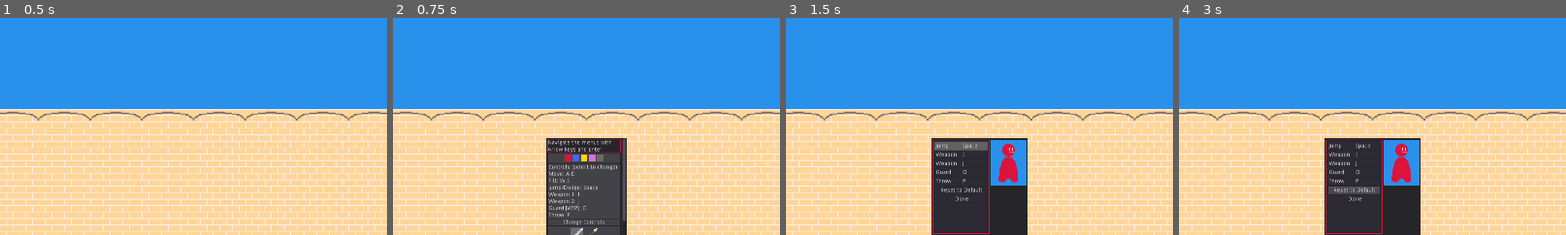
Above: before the commit, frames 1-4 (left to right).
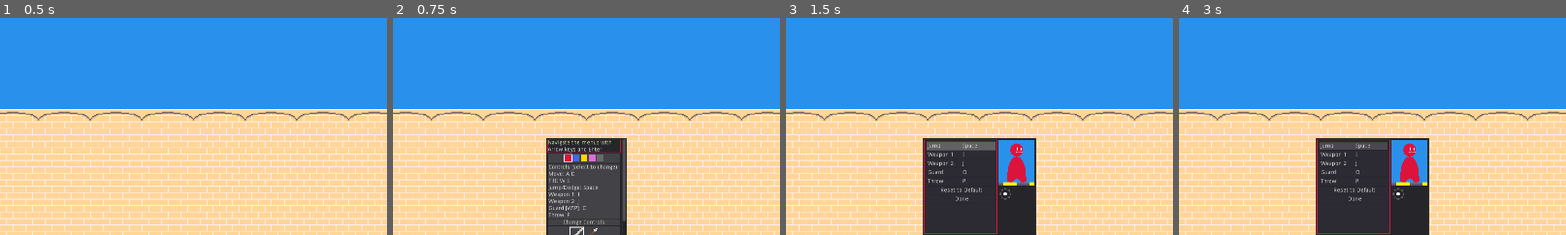
Above: after the commit, the same moments.

Repository: Essojadojef/offhand-champion
Game: Godot game, scene res://fight_gui.tscn
Same seed, same stepped clock (60 frames per second), same inputs: the game is played once before the commit and once after it. The engine's default icon, where the game draws it, is replaced by a stand-in: a white triangle on a blue panel in a dark square.
Inputs (mouse positions are % of the whole screen's width and height, from its top left):
- Up to frame 1 (0.5 s): no input
- Up to frame 2 (0.75 s): tap Enter at 0.5 s; move the mouse to (72, 45) at 0.52 s; hold Right (ui_right) from 0.53 s (still down); tap I at 0.6 s; click (72, 45) at 0.67 s
- Up to frame 3 (1.5 s): tap Space at 0.77 s; release Right (ui_right) at 1.25 s; click "Change Controls" at 1.25 s
- Up to frame 4 (3 s): tap Space at 2, 2.27 s; move the mouse to (48, 89) at 2.02 s; hold Down (ui_down) 2.03-2.78 s; tap J at 2.1 s; click (48, 89) at 2.17 s; tap Enter at 2.75 s; move the mouse to (60, 28) at 2.77 s; hold Right (ui_right) from 2.78 s (still down); tap K at 2.85 s
The pictures show only the part of the screen within x 25-75%, y 50-100%; the shares and areas given below are measured in that part.

Frame 1 is identical in both runs. In frame 2, 0.2% of the frame differs, in the area x 44-50%, y 62-100%; in frame 3, 4.0%; in frame 4, 4.7%, in the area x 35-65%, y 55-100%.

Commit message:
Changes and additions to player_setup_panel.
Resized settings panel.
Fixed errors with controller inputs.
Added a ground to the preview nodes.
Added a directional input indicator.
Fixed various bugs.

Diff:
--- a/ui/player_setup_panel.tscn
+++ b/ui/player_setup_panel.tscn
@@ -1,7 +1,9 @@
-[gd_scene load_steps=19 format=2]
+[gd_scene load_steps=22 format=2]
 
 [ext_resource path="res://ui/h_selector.gd" type="Script" id=1]
 [ext_resource path="res://weapon_masters/player/player.tscn" type="PackedScene" id=2]
+[ext_resource path="res://weapon_masters/stages/sprite_rect.gd" type="Script" id=3]
+[ext_resource path="res://ui/controls_preview_ground_2.png" type="Texture" id=4]
 
 [sub_resource type="GDScript" id=1]
 script/source = "extends Control
@@ -19,7 +21,7 @@
 	controller.color = Globals.colors[value]
 
 func _on_Weapon1Selection_value_changed(value):
-	var container = $Main/Scroll/VBox/Weapon1Selection/HBox
+	var container = $Main/VBox/Weapon1Selection/HBox
 	var id = container.get_child(value).get_meta(\"id\")
 	controller.match_settings.weapon1 = id
 
@@ -45,17 +47,15 @@
 	$Settings.hide()
 
 	controller.focus = $Main/VBox.get_child(0)
-	controller.emit_signal(\"focus_changed\")
 
 func show_settings():
 	$Main.hide()
 	$Settings.show()
 
 	controller.focus = $Settings/Tree
-	controller.emit_signal(\"focus_changed\")
 "
 
-[sub_resource type="StyleBoxFlat" id=18]
+[sub_resource type="StyleBoxFlat" id=2]
 content_margin_left = 4.0
 content_margin_right = 4.0
 content_margin_top = 4.0
@@ -151,8 +151,27 @@
 
 "
 
+[sub_resource type="StyleBoxFlat" id=5]
+bg_color = Color( 0.145098, 0.145098, 0.164706, 1 )
+
+[sub_resource type="StyleBoxFlat" id=6]
+content_margin_left = 2.0
+content_margin_right = 2.0
+content_margin_top = 2.0
+content_margin_bottom = 2.0
+bg_color = Color( 0.262745, 0.262745, 0.278431, 1 )
+
 [sub_resource type="StyleBoxFlat" id=17]
-bg_color = Color( 0.145098, 0.145098, 0.164706, 1 )
+draw_center = false
+border_width_left = 2
+border_width_top = 2
+border_width_right = 2
+border_width_bottom = 2
+border_color = Color( 1, 1, 1, 1 )
+expand_margin_left = 2.0
+expand_margin_right = 2.0
+expand_margin_top = 2.0
+expand_margin_bottom = 2.0
 
 [sub_resource type="StyleBoxFlat" id=8]
 content_margin_left = 2.0
@@ -164,23 +183,13 @@
 [sub_resource type="StyleBoxFlat" id=9]
 bg_color = Color( 0.6, 0.6, 0.6, 0.501961 )
 
-[sub_resource type="StyleBoxFlat" id=19]
-content_margin_left = 2.0
-content_margin_right = 2.0
-content_margin_top = 2.0
-content_margin_bottom = 2.0
-bg_color = Color( 0.262745, 0.262745, 0.278431, 1 )
-
-[sub_resource type="StyleBoxFlat" id=20]
-bg_color = Color( 0.6, 0.6, 0.6, 0.501961 )
-
-[sub_resource type="StyleBoxFlat" id=21]
+[sub_resource type="StyleBoxFlat" id=10]
 bg_color = Color( 0.6, 0.6, 0.6, 0.25098 )
 
-[sub_resource type="StyleBoxFlat" id=22]
+[sub_resource type="StyleBoxFlat" id=11]
 bg_color = Color( 0.145098, 0.145098, 0.164706, 1 )
 
-[sub_resource type="GDScript" id=23]
+[sub_resource type="GDScript" id=12]
 script/source = "extends Control
 
 var controller
@@ -209,9 +218,12 @@
 
 		\"add\":
 			bind_input(selected_item.get_meta(\"action\"))
+			$Tree.list_settings()
 
 		\"reset\":
-			pass
+			controller.reset_controls_settings()
+			$Tree.list_settings()
+
 		\"done\":
 			emit_signal(\"done\")
 
@@ -225,11 +237,11 @@
 	grab_focus()
 
 	while true:
-		var input_event = yield(self, \"gui_input\")
+		var input_event : InputEvent = yield(self, \"gui_input\")
 
 		print(input_event)
 
-		if !input_event.pressed or input_event.echo:
+		if !input_event.is_pressed() or input_event.is_echo():
 			continue
 
 		if controller.keyboard and input_event is InputEventKey:
@@ -252,10 +264,10 @@
 
 "
 
-[sub_resource type="StyleBoxFlat" id=24]
+[sub_resource type="StyleBoxFlat" id=13]
 bg_color = Color( 0.380392, 0.380392, 0.392157, 1 )
 
-[sub_resource type="GDScript" id=25]
+[sub_resource type="GDScript" id=14]
 script/source = "extends Tree
 
 func _ready():
@@ -276,7 +288,7 @@
 
 		for button in controller.button_settings[action]:
 			var remove = create_item(item)
-			var button_name = OS.get_scancode_string(button)
+			var button_name = controller.get_button_name(button)
 			buttons += button_name + \"/\"
 
 			remove.set_text(0, button_name)
@@ -358,10 +370,39 @@
 
 "
 
-[sub_resource type="LineShape2D" id=26]
-
-[sub_resource type="StyleBoxFlat" id=27]
+[sub_resource type="LineShape2D" id=15]
+
+[sub_resource type="StyleBoxFlat" id=16]
 bg_color = Color( 0.145098, 0.145098, 0.164706, 1 )
+
+[sub_resource type="GDScript" id=18]
+script/source = "extends Control
+
+onready var controller = get_parent().controller
+
+func _physics_process(_delta):
+	if is_visible_in_tree():
+		update()
+
+func _draw():
+
+	draw_texture(preload(\"res://ui/directional_input.png\"), Vector2(), Color(1, 1, 1, .25))
+
+	var src : Rect2
+	match controller.get_current_input().direction:
+		Vector2(-1, -1): src = Rect2(5, 5, 6, 6)
+		Vector2( 0, -1): src = Rect2(12, 0, 8, 8)
+		Vector2( 1, -1): src = Rect2(21, 5, 6, 6)
+		Vector2(-1,  0): src = Rect2(0, 12, 8, 8)
+		Vector2( 0,  0): src = Rect2(12, 12, 8, 8)
+		Vector2( 1,  0): src = Rect2(24, 12, 8, 8)
+		Vector2(-1,  1): src = Rect2(5, 21, 6, 6)
+		Vector2( 0,  1): src = Rect2(12, 24, 8, 8)
+		Vector2( 1,  1): src = Rect2(21, 21, 6, 6)
+
+	draw_texture_rect_region(preload(\"res://ui/directional_input.png\"), src, src)
+
+"
 
 [node name="Control" type="Control"]
 anchor_top = 1.0
@@ -416,8 +457,8 @@
 wrap_around = true
 display_text = 0
 container = NodePath("HBox")
-bg_stylebox = SubResource( 8 )
-selected_stylebox = SubResource( 9 )
+bg_stylebox = SubResource( 6 )
+selected_stylebox = SubResource( 17 )
 
 [node name="HBox" type="HBoxContainer" parent="Main/VBox/ColorSelection"]
 anchor_right = 1.0
@@ -435,14 +476,14 @@
 margin_top = 59.0
 margin_right = 192.0
 margin_bottom = 77.0
-custom_styles/normal = SubResource( 19 )
+custom_styles/normal = SubResource( 8 )
 
 [node name="ChangeControls" type="Button" parent="Main/VBox"]
 margin_top = 79.0
 margin_right = 192.0
 margin_bottom = 93.0
-custom_styles/pressed = SubResource( 20 )
-custom_styles/normal = SubResource( 21 )
+custom_styles/pressed = SubResource( 9 )
+custom_styles/normal = SubResource( 10 )
 text = "Change Controls"
 __meta__ = {
 "_edit_use_anchors_": false
@@ -460,8 +501,8 @@
 text_valign = 2
 container = NodePath("HBox")
 label = NodePath("Label")
-bg_stylebox = SubResource( 8 )
-selected_stylebox = SubResource( 9 )
+bg_stylebox = SubResource( 6 )
+selected_stylebox = SubResource( 17 )
 
 [node name="HBox" type="HBoxContainer" parent="Main/VBox/Weapon1Selection"]
 anchor_right = 1.0
@@ -495,60 +536,55 @@
 margin_right = 192.0
 margin_bottom = 151.0
 focus_mode = 0
-custom_styles/pressed = SubResource( 20 )
-custom_styles/normal = SubResource( 21 )
+custom_styles/pressed = SubResource( 9 )
+custom_styles/normal = SubResource( 10 )
 text = "Ready"
 __meta__ = {
 "_edit_use_anchors_": false
 }
 
 [node name="Settings" type="Panel" parent="."]
-visible = false
 anchor_left = 0.5
 anchor_top = 1.0
 anchor_right = 0.5
 anchor_bottom = 1.0
-margin_left = -120.0
+margin_left = -140.0
 margin_top = -240.0
-margin_right = 120.0
-custom_styles/panel = SubResource( 22 )
-script = SubResource( 23 )
+margin_right = 140.0
+custom_styles/panel = SubResource( 11 )
+script = SubResource( 12 )
 __meta__ = {
 "_edit_use_anchors_": false
 }
 
 [node name="Tree" type="Tree" parent="Settings"]
-anchor_left = 0.5
-anchor_top = 1.0
-anchor_right = 0.5
+anchor_right = 1.0
 anchor_bottom = 1.0
-margin_left = -116.0
-margin_top = -236.0
-margin_right = 24.0
+margin_left = 4.0
+margin_top = 4.0
+margin_right = -96.0
 margin_bottom = -4.0
 focus_neighbour_bottom = NodePath("../Confirm")
 size_flags_horizontal = 3
 size_flags_vertical = 3
-custom_styles/selected = SubResource( 24 )
+custom_styles/selected = SubResource( 13 )
 custom_colors/font_color = Color( 1, 1, 1, 1 )
 columns = 2
 hide_folding = true
 hide_root = true
 select_mode = 1
-script = SubResource( 25 )
+script = SubResource( 14 )
 __meta__ = {
 "_edit_use_anchors_": false
 }
 
 [node name="ViewportContainer" type="ViewportContainer" parent="Settings"]
-anchor_left = 0.5
-anchor_top = 1.0
-anchor_right = 0.5
-anchor_bottom = 1.0
-margin_left = 28.0
-margin_top = -236.0
-margin_right = 116.0
-margin_bottom = -122.0
+anchor_left = 1.0
+anchor_right = 1.0
+margin_left = -92.0
+margin_top = 4.0
+margin_right = -4.0
+margin_bottom = 118.0
 stretch = true
 __meta__ = {
 "_edit_use_anchors_": false
@@ -558,7 +594,7 @@
 size = Vector2( 88, 114 )
 own_world = true
 handle_input_locally = false
-render_target_update_mode = 0
+render_target_update_mode = 3
 
 [node name="Player" parent="Settings/ViewportContainer/Viewport" instance=ExtResource( 2 )]
 
@@ -566,10 +602,16 @@
 current = true
 
 [node name="StaticBody2D" type="StaticBody2D" parent="Settings/ViewportContainer/Viewport"]
+position = Vector2( 0, 64 )
 
 [node name="CollisionShape2D" type="CollisionShape2D" parent="Settings/ViewportContainer/Viewport/StaticBody2D"]
-position = Vector2( 0, 64 )
-shape = SubResource( 26 )
+shape = SubResource( 15 )
+
+[node name="SpriteRect" type="Node2D" parent="Settings/ViewportContainer/Viewport/StaticBody2D"]
+scale = Vector2( 2, 2 )
+script = ExtResource( 3 )
+texture = ExtResource( 4 )
+rect = Rect2( -1024, 0, 2048, 32 )
 
 [node name="Label" type="Label" parent="Settings"]
 visible = false
@@ -589,6 +631,15 @@
 __meta__ = {
 "_edit_use_anchors_": false
 }
+
+[node name="DirectionalInput" type="Control" parent="Settings"]
+anchor_left = 1.0
+anchor_right = 1.0
+margin_left = -92.0
+margin_top = 122.0
+margin_right = -60.0
+margin_bottom = 154.0
+script = SubResource( 18 )
 [connection signal="value_changed" from="Main/VBox/ColorSelection" to="." method="_on_ColorSelection_value_changed"]
 [connection signal="pressed" from="Main/VBox/ChangeControls" to="." method="_on_ChangeControls_pressed"]
 [connection signal="value_changed" from="Main/VBox/Weapon1Selection" to="." method="_on_Weapon1Selection_value_changed"]
Binary file added: ui/controls_preview_ground.png
Not shown, added: ui/controls_preview_ground.png.import
Binary file added: ui/controls_preview_ground_2.png
Not shown, added: ui/controls_preview_ground_2.png.import
Binary file added: ui/directional_input.png
Not shown, added: ui/directional_input.png.import
Not shown: 3 places in ui/player_setup_panel.tscn that only renumber resources
